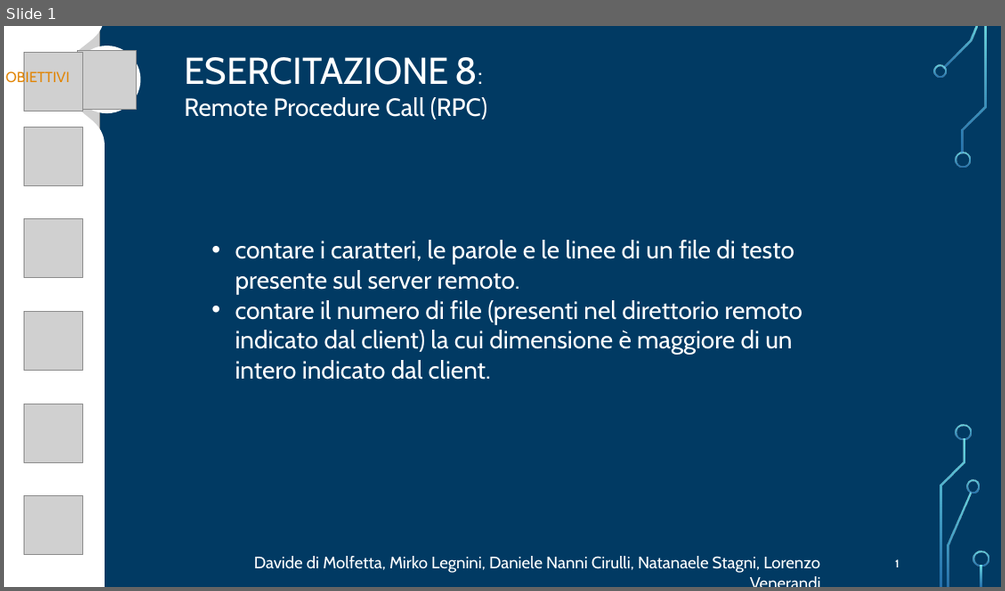
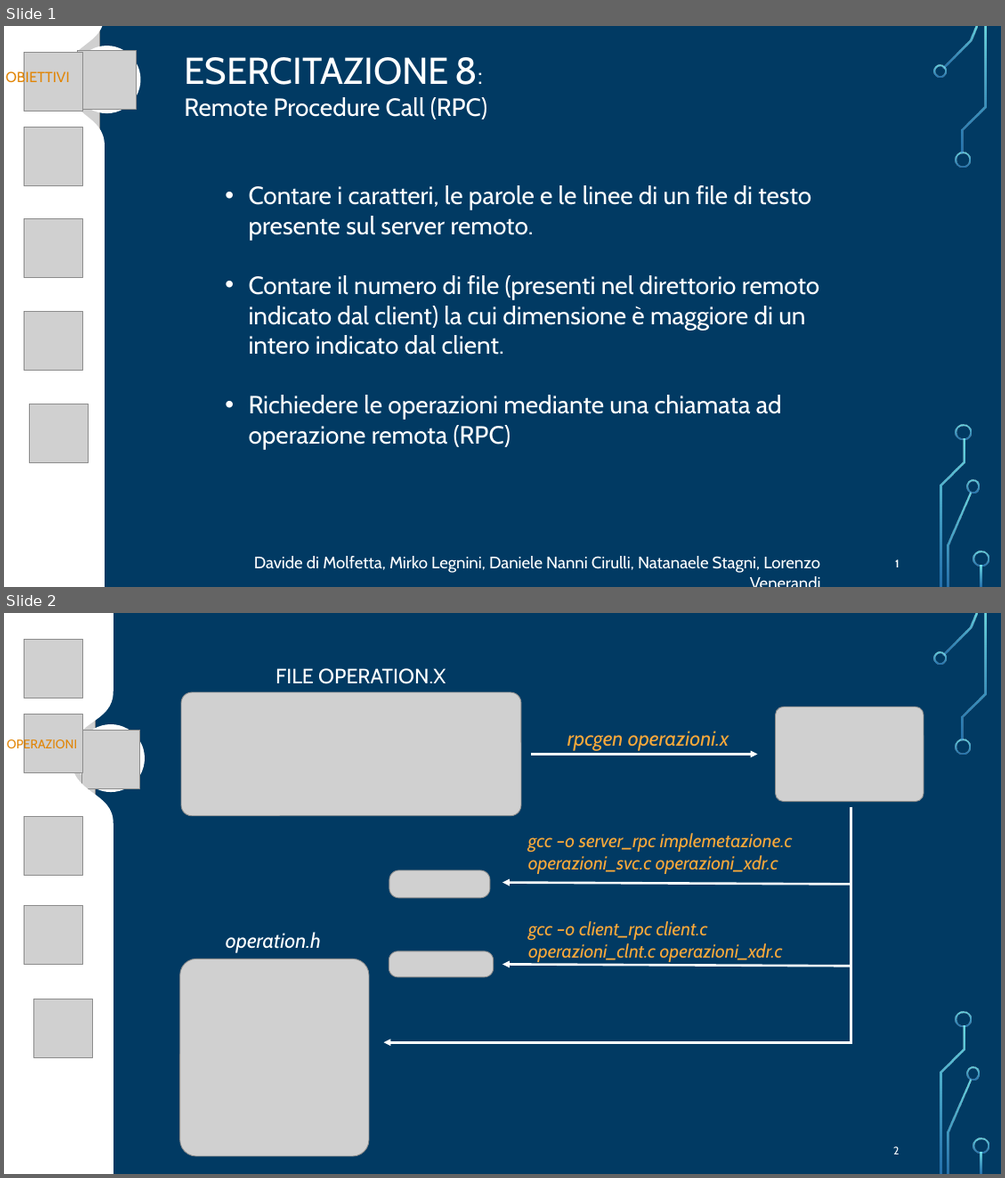
Before and after one commit to FlippaFloppa/Reti-di-Calcolatori-gruppo-Lore, a slide deck: Esercitazione_8/esercitazione8.pptx. Shown one above the other, each under a label of ours: slide 1 before the commit, slides 1 and 2 after it. The pictures are 1005x591 and 1005x1178 pixels, drawn with LibreOffice and Linux fonts; fonts in the diff are those of the drawing; grey boxes stand for pictures; background and template pictures are left out. Boxes give left, top, right and bottom in pixels: in the first picture for what was removed or moved away, otherwise in the second. Text is boxed around its words. In the diff, an @@ line names an element or a change of style, - is before the commit and + after.

```diff
--- a/Esercitazione_8/esercitazione8.pptx
+++ b/Esercitazione_8/esercitazione8.pptx
@@ slide 2 added at (4, 613, 1001, 1174), background picture (left out); not listed: 26 template elements that a slide beside it also shows @@
@@ freeform shape added at (4, 613, 113, 1174), fill #FFFFFF @@
@@ picture added at (14, 613, 96, 1044) @@
@@ picture added at (24, 639, 82, 698) @@
@@ freeform shape added at (88, 653, 101, 665), fill gradient #82FFFF to #3D97DE @@
@@ picture added at (181, 692, 521, 816) @@
@@ text added at (275, 668, 445, 684), 20 pt, text #FFFFFF @@
+FILE OPERATION.X
@@ picture added at (24, 714, 82, 773) @@
@@ picture added at (776, 706, 923, 802) @@
@@ text added at (7, 738, 77, 752), 12 pt, text #E18506 @@
+OPERAZIONI
@@ ellipse added at (77, 724, 146, 793), fill #FFFFFF @@
@@ picture added at (81, 730, 141, 788) @@
@@ text added at (567, 730, 729, 751), 20 pt, text #FAA93A, italic @@
+rpcgen operazioni.x
@@ arrow added from (531, 755) to (758, 755), #FFFFFF 2.25 pt @@
@@ picture added at (24, 817, 82, 876) @@
@@ line added from (851, 807) to (851, 1044), #FFFFFF 2.25 pt @@
@@ text added at (528, 833, 792, 874), 18 pt, text #FAA93A, italic @@
+gcc –o server_rpc implemetazione.c operazioni_svc.c operazioni_xdr.c
@@ picture added at (389, 870, 490, 898) @@
@@ picture added at (24, 906, 82, 965) @@
@@ arrow added from (851, 884) to (502, 882), #FFFFFF 2.25 pt @@
@@ text added at (226, 932, 321, 953), 20 pt, text #FFFFFF, italic @@
+operation.h
@@ text added at (528, 921, 783, 962), 18 pt, text #FAA93A, italic @@
+gcc –o client_rpc client.c operazioni_clnt.c operazioni_xdr.c
@@ picture added at (179, 958, 369, 1156) @@
@@ picture added at (389, 951, 494, 977) @@
@@ arrow added from (851, 966) to (502, 965), #FFFFFF 2.25 pt @@
@@ picture added at (34, 999, 93, 1058) @@
@@ arrow added from (851, 1042) to (384, 1042), #FFFFFF 2.25 pt @@
@@ page number added at (893, 1146, 898, 1154), 10.5 pt, text #FFFFFF @@
+2
@@ slide 1 changed as well @@
@@ text at (249, 185, 819, 449): text changed @@
-• contare i caratteri, le parole e le linee di un file di testo presente sul server remoto.
-• contare il numero di file (presenti nel direttorio remoto indicato dal client) la cui dimensione è maggiore di un intero indicato dal client.
+• Contare i caratteri, le parole e le linee di un file di testo presente sul server remoto.
+• Contare il numero di file (presenti nel direttorio remoto indicato dal client) la cui dimensione è maggiore di un intero indicato dal client.
+• Richiedere le operazioni mediante una chiamata ad operazione remota (RPC)
@@ picture removed at (24, 403, 82, 463) @@
@@ picture: place and size @@
-picture at (24, 496, 82, 555)
+picture at (30, 403, 89, 463)
@@ freeform shape added at (54, 497, 70, 513), fill gradient #82FFFF to #3D97DE @@
```
Also in this commit, not shown: 3 other slides changed, 2 slides removed, 1 other file.
